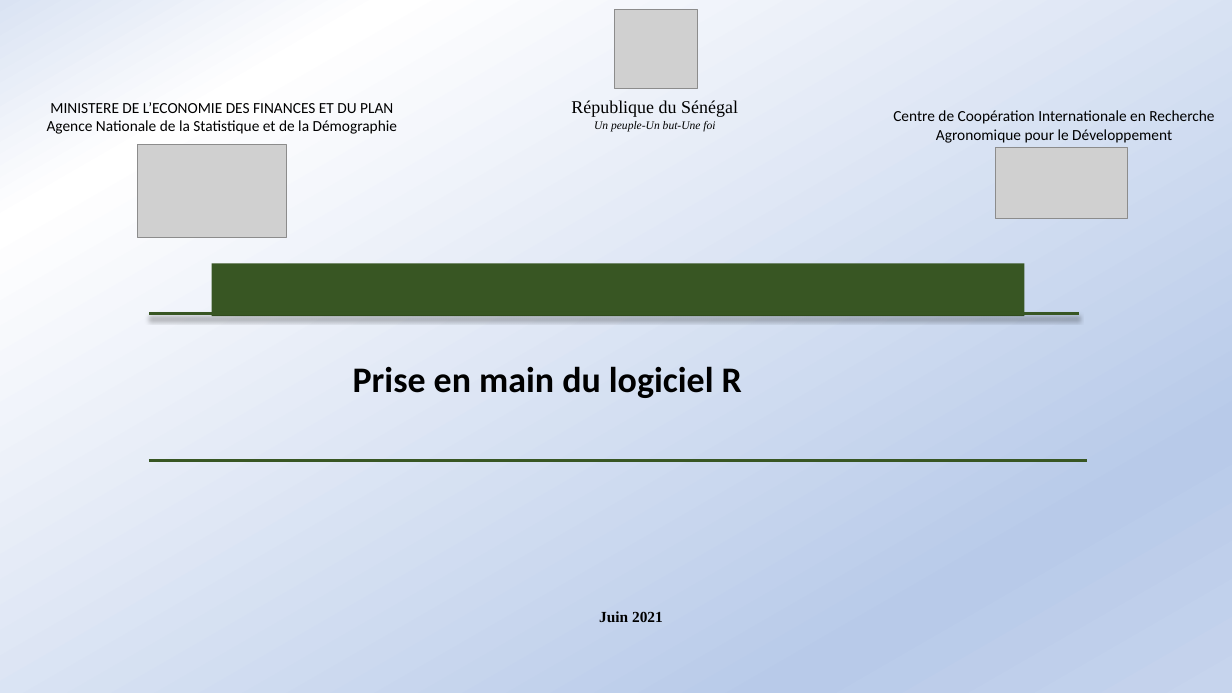
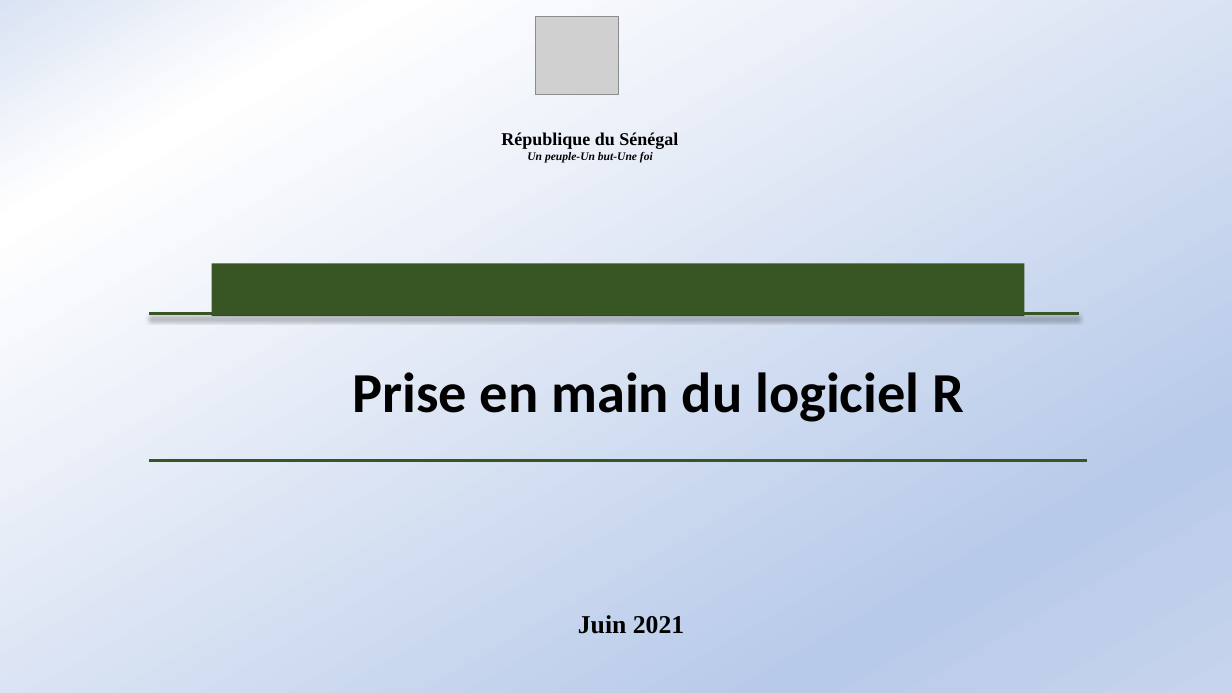
Before and after one commit to Abson-dev/Formation-Excel-IFDC, a slide deck: slide 1 of Cours/IFDC_0.pptx. Drawn at 1232x693 pixels with LibreOffice and Linux fonts; fonts in the diff are those of the drawing; grey boxes stand for pictures. Boxes give left, top, right and bottom in pixels: in the first picture for what was removed or moved away, otherwise in the second. Text is boxed around its words. In the diff, an @@ line names an element or a change of style, - is before the commit and + after.

```diff
--- a/Cours/IFDC_0.pptx
+++ b/Cours/IFDC_0.pptx
@@ picture: place and size @@
-picture at bbox=[615, 10, 698, 89]
+picture at bbox=[535, 17, 618, 95]
@@ text removed at bbox=[47, 102, 397, 134] @@
-MINISTERE DE L’ECONOMIE DES FINANCES ET DU PLAN
-Agence Nationale de la Statistique et de la Démographie
@@ text removed at bbox=[893, 110, 1214, 143] @@
-Centre de Coopération Internationale en Recherche
-Agronomique pour le Développement
@@ picture removed at bbox=[138, 145, 287, 238] @@
@@ text "République du Sénégal": place and size @@
-text "République du Sénégal" at bbox=[571, 100, 738, 132]
+text "République du Sénégal" at bbox=[501, 132, 678, 163]
@@ text "République du Sénégal" at bbox=[501, 132, 678, 163]: bold on @@
@@ picture removed at bbox=[995, 147, 1128, 218] @@
@@ text "Prise en main du logiciel ..." at bbox=[352, 372, 964, 422]: size 28 to 44 pt @@
@@ text "Juin 2021" at bbox=[578, 615, 684, 634]: size 12 to 20 pt @@
```
Also in this commit, not shown: 5 other slides changed.
